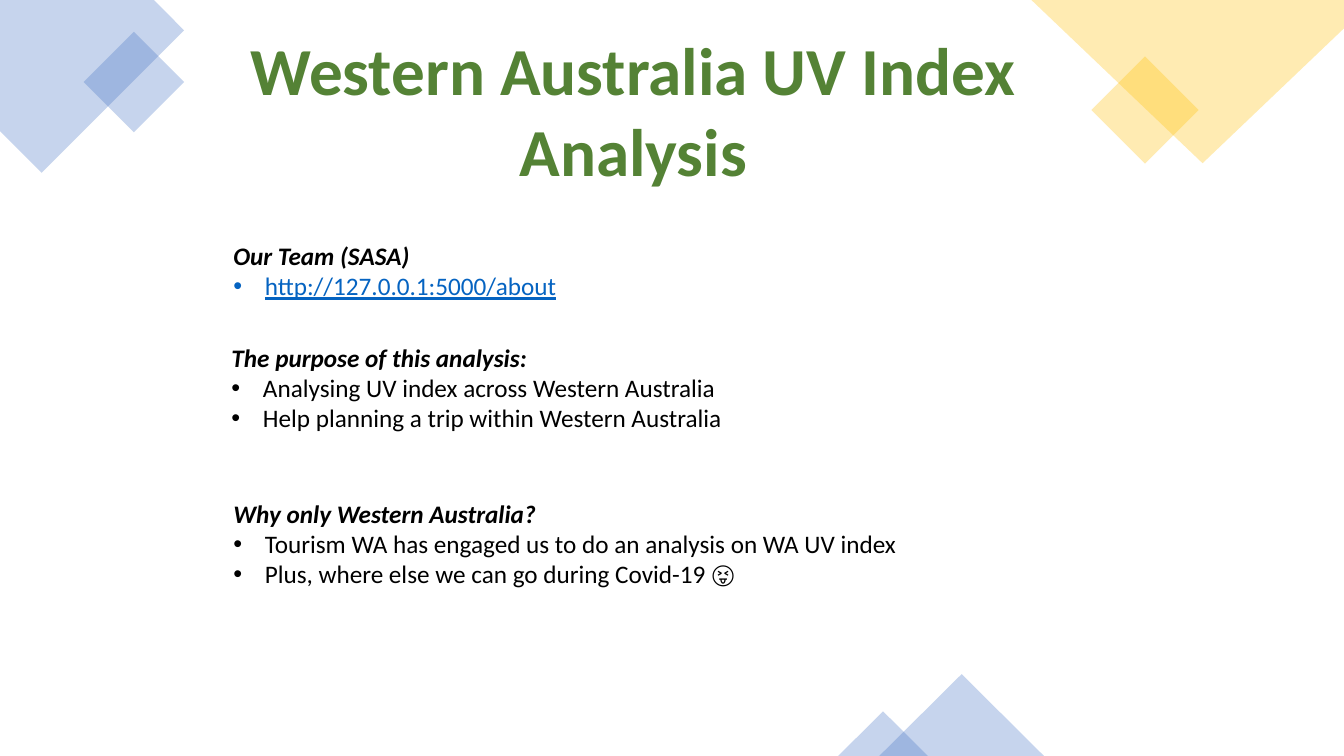
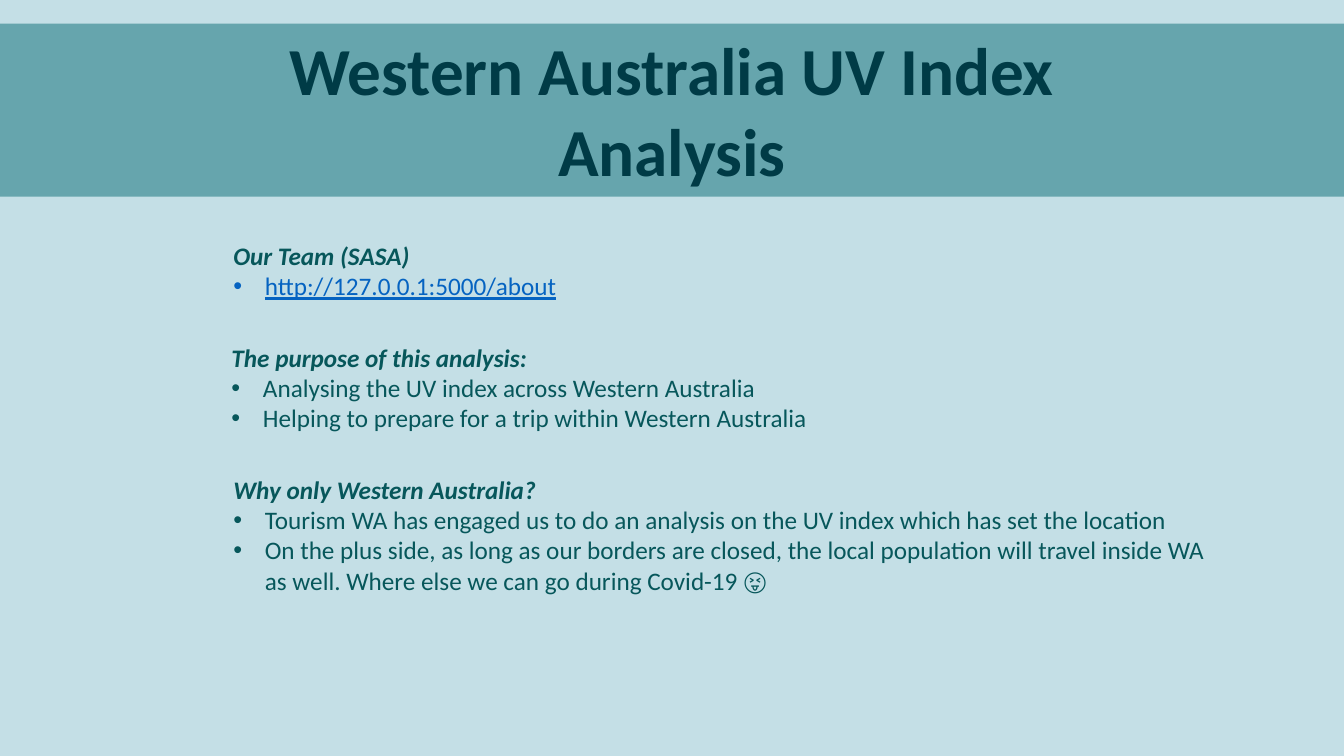
Before and after one commit to parastoorazavi/Data-Analytics-Project-2, a slide deck: slide 2 of Presentation.pptx. Drawn at 1344x756 pixels with LibreOffice and Linux fonts; fonts in the diff are those of the drawing. Boxes give left, top, right and bottom in pixels: in the first picture for what was removed or moved away, otherwise in the second. Text is boxed around its words. In the diff, an @@ line names an element or a change of style, - is before the commit and + after.

```diff
--- a/Presentation.pptx
+++ b/Presentation.pptx
@@ background #FFFFFF to #C4DFE6 @@
@@ rectangle "Western Australia UV Index": place and size @@
-rectangle "Western Australia UV Index" at box(251, 48, 1016, 187)
+rectangle "Western Australia UV Index" at box(0, 23, 1344, 197)
@@ rectangle "Western Australia UV Index" at box(0, 23, 1344, 197): fill none to #66A5AD @@
@@ freeform shape removed at box(0, 0, 185, 173) @@
@@ freeform shape removed at box(1031, 0, 1344, 163) @@
@@ rectangle removed at box(84, 32, 185, 133) @@
@@ text in rectangle at box(289, 48, 1054, 187): text changed; text colour #548235 to #003B46 @@
-Western Australia UV Index Analysis
+Western Australia UV Index
+Analysis
@@ rectangle removed at box(1091, 57, 1198, 164) @@
@@ text at box(233, 246, 409, 269): text colour #000000 to #07575B in "Our Team (SASA)" @@
@@ text at box(231, 349, 527, 371): text colour #000000 to #07575B in "The purpose of this analysis:" @@
@@ text at box(263, 379, 807, 432): text changed; text colour #000000 to #07575B @@
-• Analysing UV index across Western Australia
-• Help planning a trip within Western Australia
+• Analysing the UV index across Western Australia
+• Helping to prepare for a trip within Western Australia
@@ text "Why only Western Australia?": place and size @@
-text "Why only Western Australia?" at box(233, 505, 896, 588)
+text "Why only Western Australia?" at box(233, 481, 1204, 595)
@@ text at box(233, 481, 535, 503): text colour #000000 to #07575B in "Why only Western Australia?" @@
@@ text at box(265, 511, 1204, 595): text changed; text colour #000000 to #07575B @@
-• Tourism WA has engaged us to do an analysis on WA UV index
-• Plus, where else we can go during Covid-19 😝
+• Tourism WA has engaged us to do an analysis on the UV index which has set the location
+• On the plus side, as long as our borders are closed, the local population will travel inside WA as well. Where else we can go during Covid-19 😝
@@ triangle removed at box(879, 675, 1044, 756) @@
@@ triangle removed at box(839, 712, 929, 756) @@
```
Also in this commit, not shown: 11 other slides changed, 5 other files.
